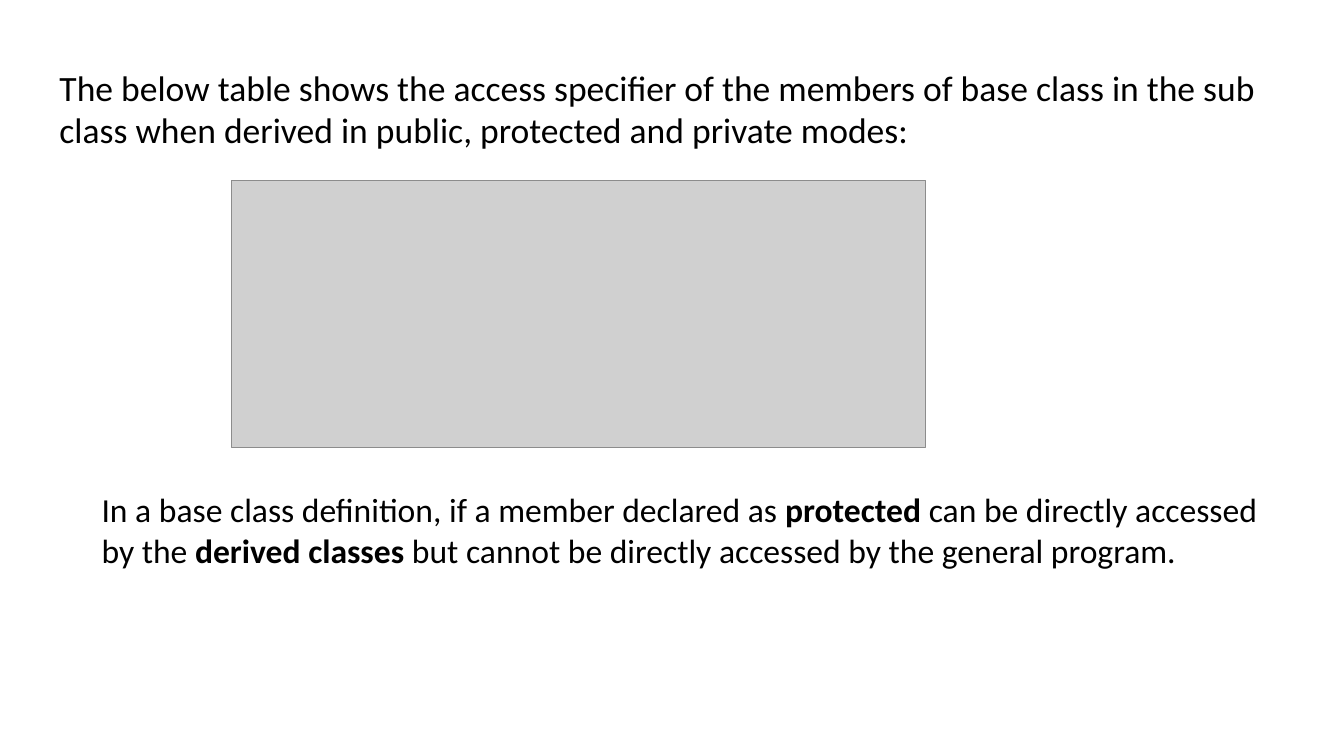
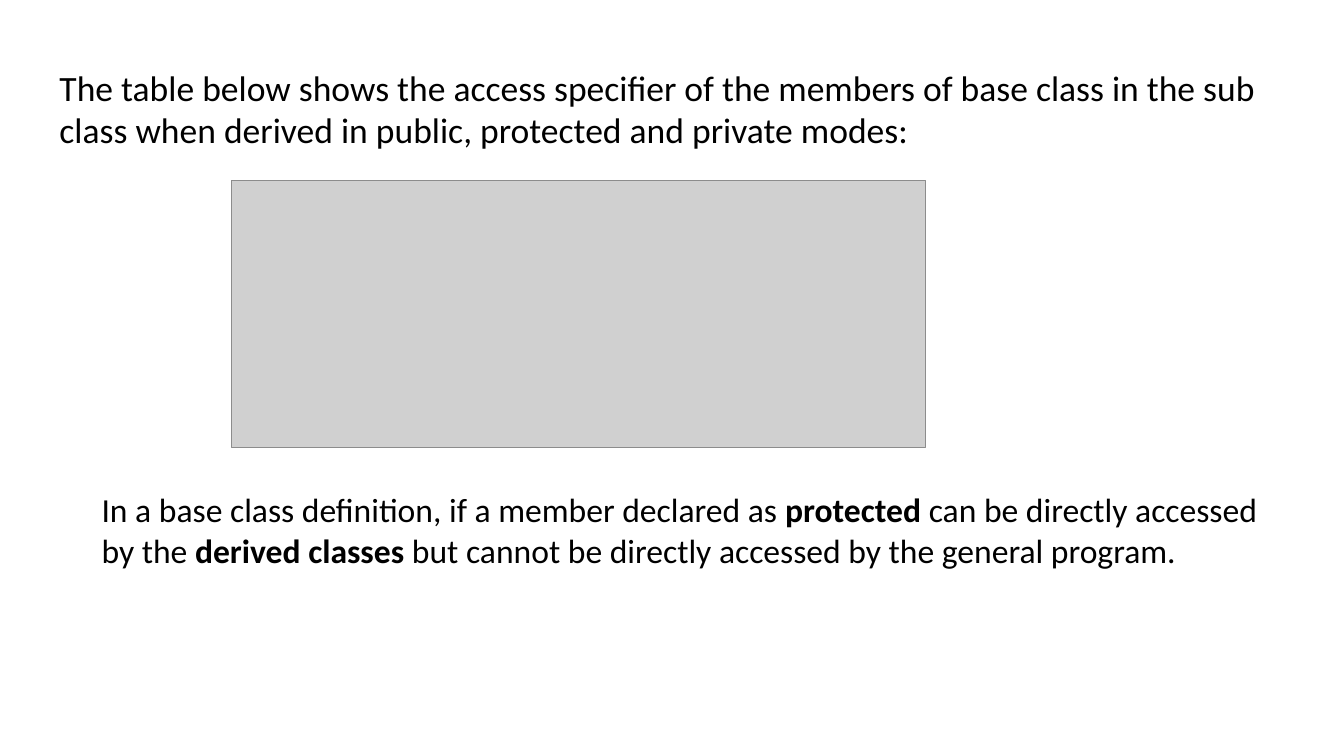
Before and after one commit to ShiqiYu/CPP, a slide deck: slide 7 of week12/Lab12.pptx (slide 8 before the commit). Drawn at 1344x756 pixels with LibreOffice and Linux fonts; fonts in the diff are those of the drawing; grey boxes stand for pictures; background and template pictures are left out. Boxes give left, top, right and bottom in pixels: in the first picture for what was removed or moved away, otherwise in the second. Text is boxed around its words. In the diff, an @@ line names an element or a change of style, - is before the commit and + after.

```diff
--- a/week12/Lab12.pptx
+++ b/week12/Lab12.pptx
@@ text at [59,76,1254,149]: text changed @@
-  The below table shows the access specifier of the members of base class in the sub class when derived in public, protected and private modes:
+  The table below shows the access specifier of the members of base class in the sub class when derived in public, protected and private modes:
```
Also in this commit, not shown: 7 other slides changed, 4 slides added, 6 slides removed, 5 other files.
